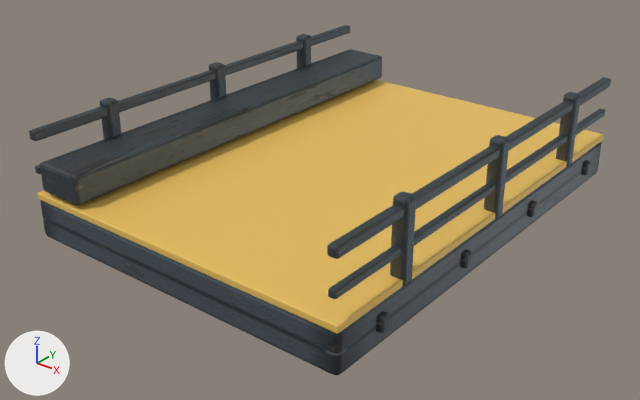
What one commit did to the glTF model assets/world/aetherfall/models/bridge_deck.glb.
Both versions are drawn from a 50 mm lens placed at (8.41, -11.11, 5.82), pointed at (-0.06, -0.51, -0.75). Every picture has the same lights, and +X, +Y and +Z are marked at lower left. The older version comes first.

Before the edit, the objects in view are built like this:
```python
mat_hazard = principled_material('Hazard')
mat_hazard.base_color = (0.85, 0.55, 0.12)  # yellow #edc461
mat_hazard.metallic = 0.1
me_cube_066 = bpy.data.meshes.new('Cube.066')
me_cube_066.from_pydata(...)  # 56 vertices, 108 faces; spans x -3.0..3.0, y -4.0..4.0, z -0.06..0.06
me_cube_066.materials.append(mat_hazard)  # yellow #edc461
me_cube_069 = bpy.data.meshes.new('Cube.069')
me_cube_069.from_pydata(...)  # 56 vertices, 108 faces; spans x -0.12..0.12, y -0.12..0.12, z -0.65..0.65
me_cube_069.materials.append(mat_steel)  # picture img_aether_metal
me_cube_076 = bpy.data.meshes.new('Cube.076')
me_cube_076.from_pydata(...)  # 56 vertices, 108 faces; spans x -0.06..0.06, y -4.0..4.0, z -0.06..0.06
me_cube_076.materials.append(mat_steel)  # picture img_aether_metal
ob_bridgehazard = bpy.data.objects.new('BridgeHazard', me_cube_066)
ob_bridgehazard.location = (0.0, 0.0, -0.24)
ob_bridgepost_102 = bpy.data.objects.new('BridgePost-102', me_cube_069)
ob_bridgepost_102.location = (-2.9, -2.5, 0.33)
ob_bridgerailmid10 = bpy.data.objects.new('BridgeRailMid10', me_cube_076)
ob_bridgerailmid10.location = (2.9, 0.0, 0.23)
# also in view: 'BridgeDeck' at (0.0, 0.0, -0.62); 'BridgePost102' at (2.9, -2.5, 0.32); 'BridgePost101' at (2.9, 0.0, 0.32); 'BridgeDucting' at (-2.4, 0.0, 0.12); 'BridgePost100' at (2.9, 2.5, 0.32)
```
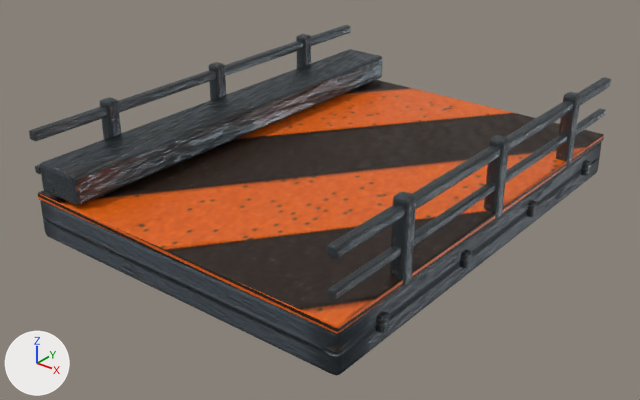
The change, as a diff of the scene's bpy script:
```diff
--- a/assets/world/aetherfall/models/bridge_deck.glb.py
+++ b/assets/world/aetherfall/models/bridge_deck.glb.py
@@ img_aether_hazard @@
+img_aether_hazard = load_image('aether_hazard', '_unpacked/aether_hazard', 512, 512, 'sRGB')
@@ img_aether_hazard_normal @@
+img_aether_hazard_normal = load_image('aether_hazard_normal', '_unpacked/aether_hazard_normal', 256, 256, 'Non-Color')
@@ img_aether_hazard_orm @@
+img_aether_hazard_orm = load_image('aether_hazard_orm', '_unpacked/aether_hazard_orm', 256, 256, 'Non-Color')
@@ mat_hazard @@
 mat_hazard = bpy.data.materials.new('Hazard')
-# nodes: BsdfPrincipled, OutputMaterial
-# colours: yellow #edc461
+# nodes: BsdfPrincipled, NormalMap, OutputMaterial, SeparateColor, TexImage x3
+# uses the picture img_aether_hazard
+# uses the picture img_aether_hazard_normal
+# uses the picture img_aether_hazard_orm
```

What differs and where, as boxes [x1, y1, x2, y2] in the pictures (640 x 400 px):
'BridgeHazard', surface changed (darker): [38, 80, 604, 334] in both
